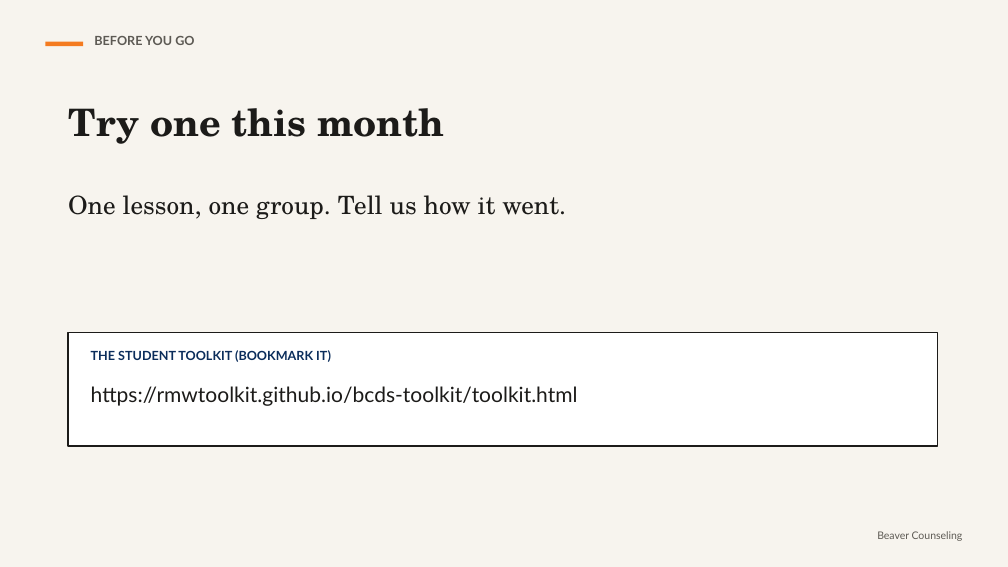
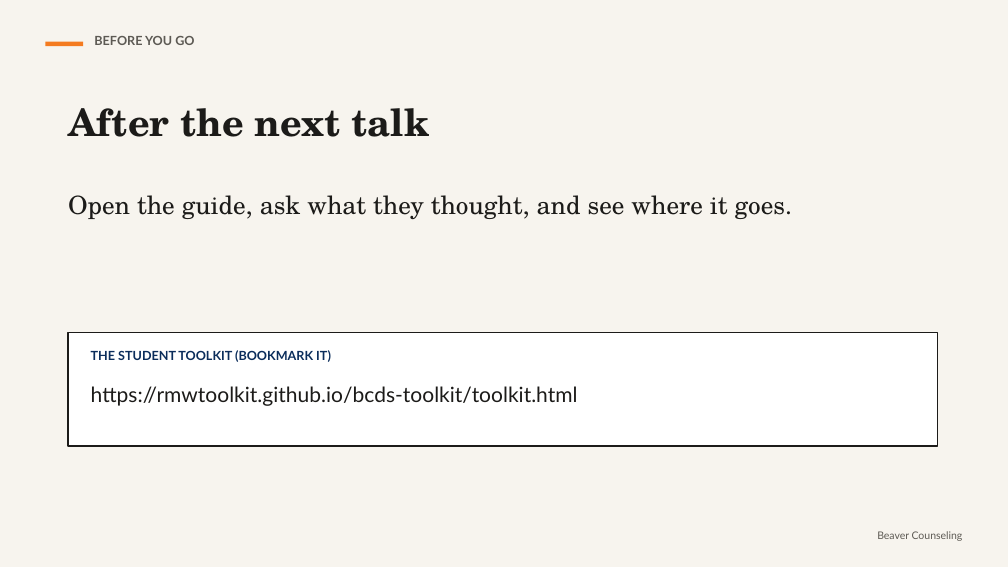
Before and after one commit to rmwtoolkit/bcds-toolkit, a slide deck: slide 16 of decks/using-the-toolkit-lesson-v2.pptx (slide 20 before the commit). Drawn at 1008x567 pixels with LibreOffice and Linux fonts; fonts in the diff are those of the drawing. Boxes give left, top, right and bottom in pixels: in the first picture for what was removed or moved away, otherwise in the second. Text is boxed around its words. In the diff, an @@ line names an element or a change of style, - is before the commit and + after.

```diff
--- a/decks/using-the-toolkit-lesson-v2.pptx
+++ b/decks/using-the-toolkit-lesson-v2.pptx
@@ text at <box>68,108,430,137</box>: text changed @@
-Try one this month
+After the next talk
@@ text at <box>68,195,792,219</box>: text changed @@
-One lesson, one group. Tell us how it went.
+Open the guide, ask what they thought, and see where it goes.
```
Also in this commit, not shown: 6 other slides changed, 6 slides added, 10 slides removed, 2 other files.
